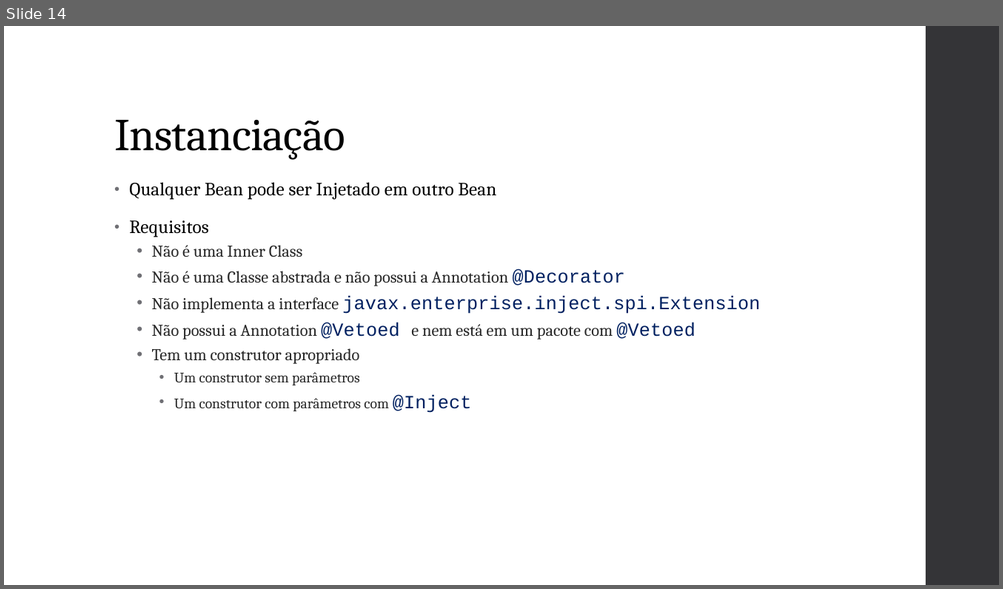
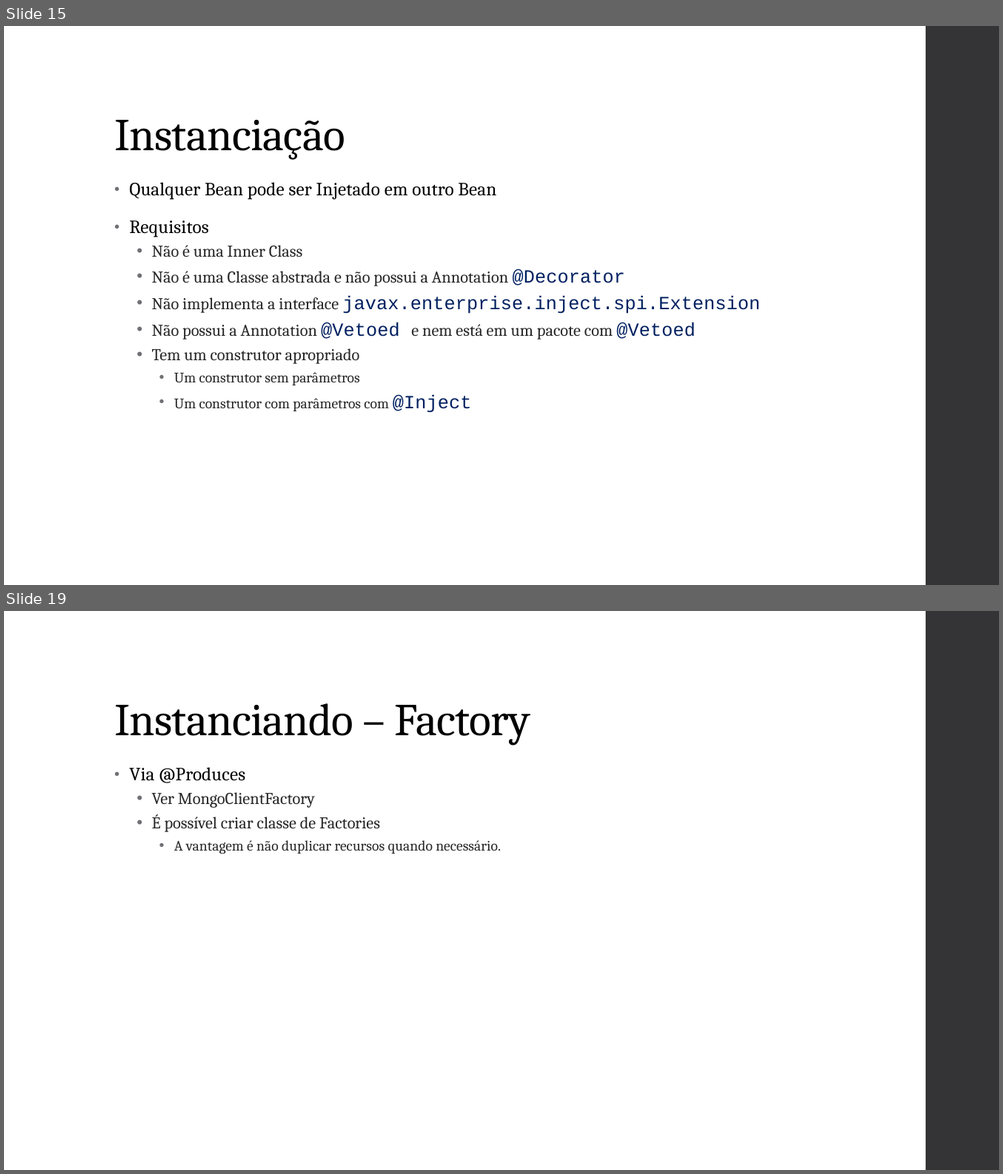
Before and after one commit to vepo/cdi-tutorial, a slide deck: resource/Java CDI.pptx. Shown one above the other, each under a label of ours: slide 14 before the commit, slides 15 and 19 after it; the slides between them are not shown. The pictures are 1003x589 and 1003x1174 pixels, drawn with LibreOffice and Linux fonts; fonts in the diff are those of the drawing. Boxes give left, top, right and bottom in pixels: in the first picture for what was removed or moved away, otherwise in the second. Text is boxed around its words. In the diff, an @@ line names an element or a change of style, - is before the commit and + after.

```diff
--- a/resource/Java CDI.pptx
+++ b/resource/Java CDI.pptx
@@ slide 19 added at (x1=4, y1=611, x2=999, y2=1170), background #FFFFFF; not listed: 1 template element that a slide beside it also shows @@
@@ title added at (x1=114, y1=703, x2=530, y2=745), 44 pt, text #000000 @@
+Instanciando – Factory
@@ text added at (x1=129, y1=767, x2=501, y2=854), 16 pt, text #262626 @@
+• Via @Produces
+  • Ver MongoClientFactory
+  • É possível criar classe de Factories
+    • A vantagem é não duplicar recursos quando necessário.
@@ what was slide 14 is now slide 15 @@
```
Also in this commit, not shown: 1 slide changed, 8 other slides added.
